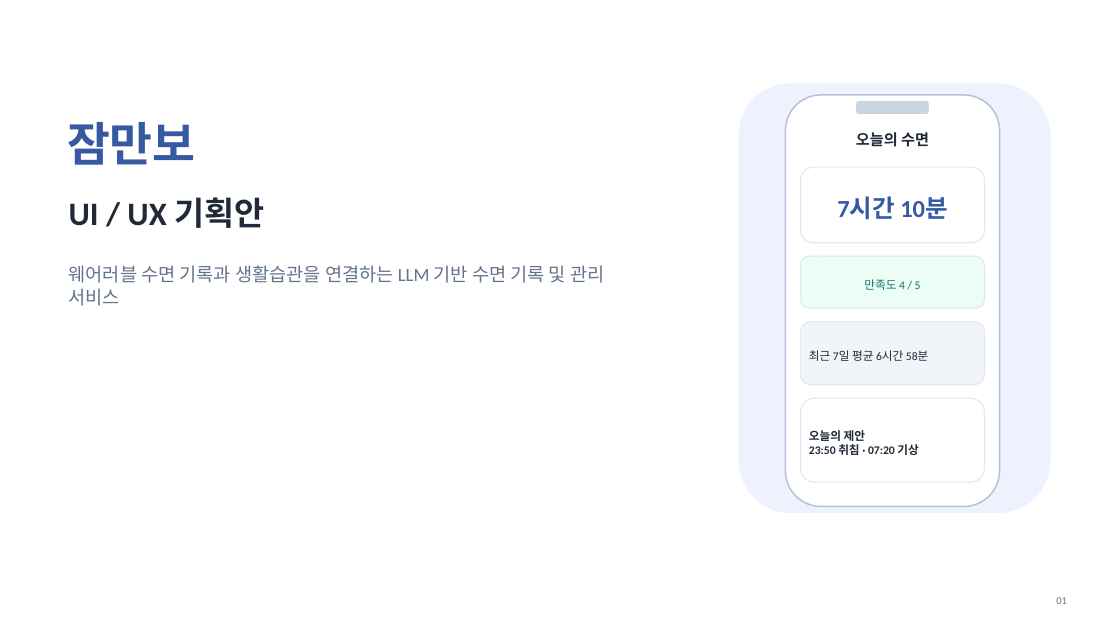
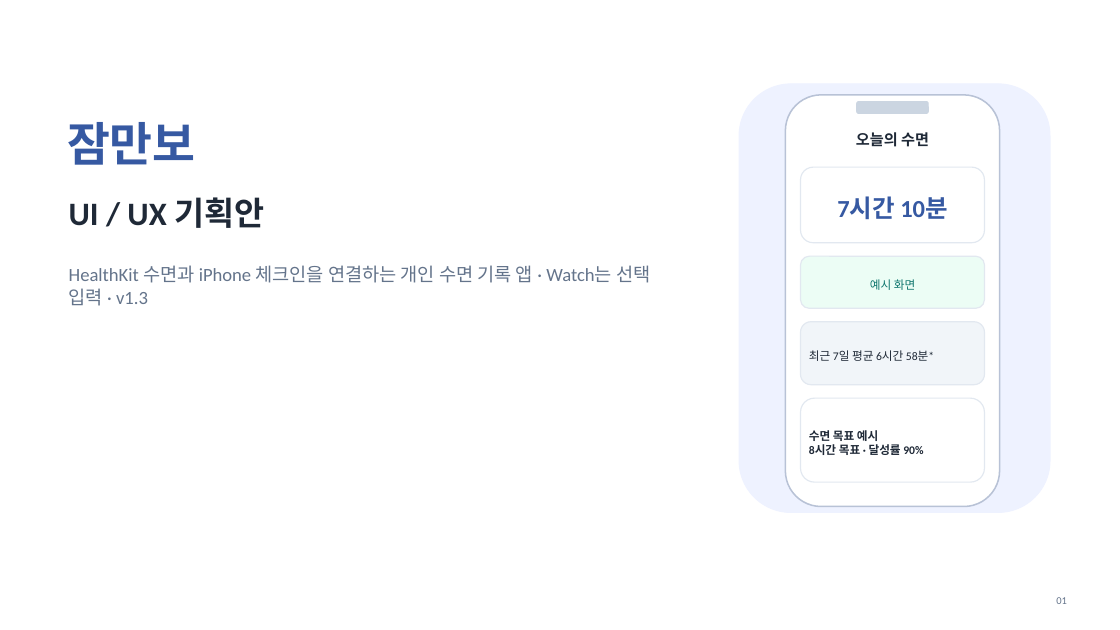
Before and after one commit to JinWoong-Jung/snorlax, a slide deck: slide 1 of 02_Jammanbo_UIUX.pptx. Drawn at 1120x630 pixels with LibreOffice and Linux fonts; fonts in the diff are those of the drawing. Boxes give left, top, right and bottom in pixels: in the first picture for what was removed or moved away, otherwise in the second. Text is boxed around its words. In the diff, an @@ line names an element or a change of style, - is before the commit and + after.

```diff
--- a/02_Jammanbo_UIUX.pptx
+++ b/02_Jammanbo_UIUX.pptx
@@ text at (69, 265, 650, 306): text changed @@
-웨어러블 수면 기록과 생활습관을 연결하는 LLM 기반 수면 기록 및 관리 서비스
+HealthKit 수면과 iPhone 체크인을 연결하는 개인 수면 기록 앱 · Watch는 선택 입력 · v1.3
@@ text at (870, 279, 915, 290): text changed @@
-만족도 4 / 5
+예시 화면
@@ text at (809, 350, 934, 361): text changed @@
-최근 7일 평균 6시간 58분
+최근 7일 평균 6시간 58분*
@@ text at (809, 430, 923, 455): text changed @@
-오늘의 제안
-23:50 취침 · 07:20 기상
+수면 목표 예시
+8시간 목표 · 달성률 90%
```
Also in this commit, not shown: 7 other slides changed, 5 slides added, 4 slides removed, 58 other files.
